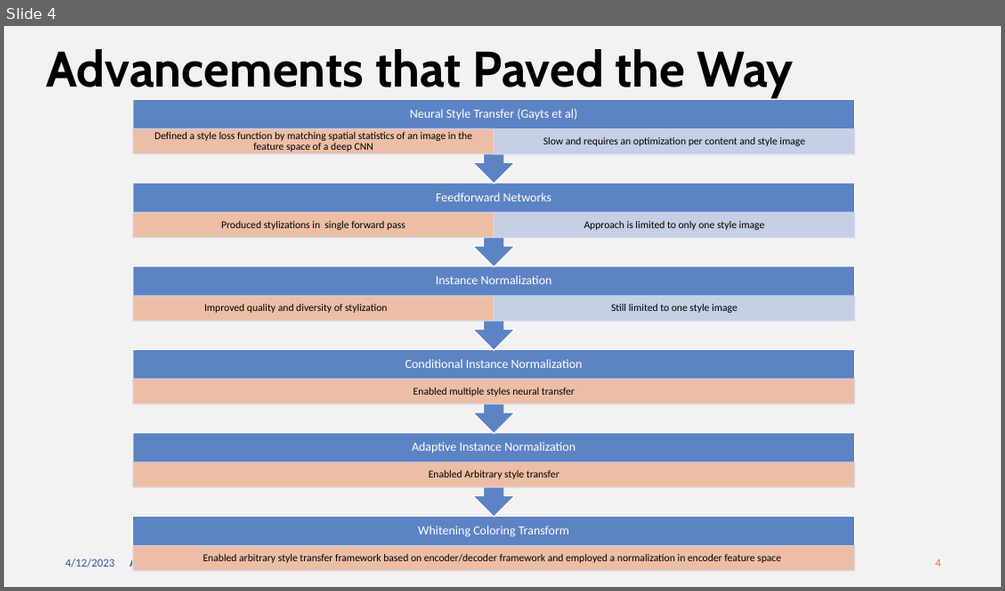
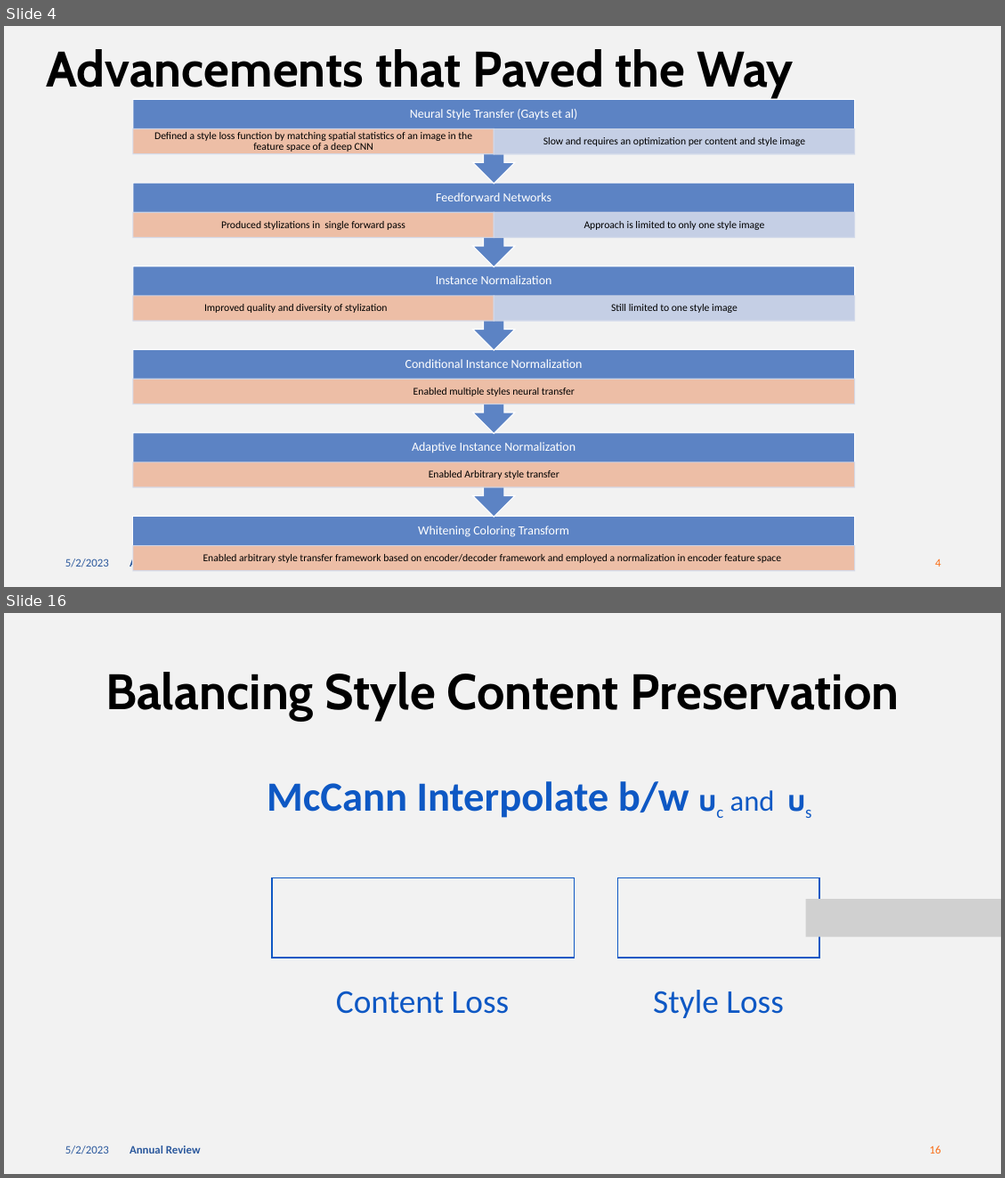
Before and after one commit to dominiquemcdonald14/McDonald_Thesis2023, a slide deck: mcdonald_materials/Wasserstein_Style­_Transfer_Presentation.pptx. Shown one above the other, each under a label of ours: slide 4 before the commit, slides 4 and 16 after it; the slides between them are not shown. The pictures are 1005x591 and 1005x1178 pixels, drawn with LibreOffice and Linux fonts; fonts in the diff are those of the drawing; grey boxes stand for pictures. Boxes give left, top, right and bottom in pixels: in the first picture for what was removed or moved away, otherwise in the second. Text is boxed around its words. In the diff, an @@ line names an element or a change of style, - is before the commit and + after.

```diff
--- a/mcdonald_materials/Wasserstein_Style­_Transfer_Presentation.pptx
+++ b/mcdonald_materials/Wasserstein_Style­_Transfer_Presentation.pptx
@@ slide 16 added at (4, 613, 1001, 1174), background #F2F2F2; not listed: 3 template elements that a slide beside it also shows @@
@@ title added at (105, 672, 899, 721), 48 pt, text #000000, bold @@
+Balancing Style Content Preservation
@@ text added at (267, 781, 775, 818), 40 pt, text #0E58C4, bold @@
+McCann Interpolate b/w 𝛖c and 𝛖s
@@ rectangle added at (272, 877, 574, 957), outline #0E58C4 1.5 pt @@
@@ rectangle added at (618, 877, 819, 957), outline #0E58C4 1.5 pt @@
@@ picture added at (806, 899, 1001, 936) @@
@@ text added at (336, 990, 510, 1013), 32 pt, text #0E58C4 @@
+Content Loss
@@ text added at (653, 989, 784, 1018), 32 pt, text #0E58C4 @@
+Style Loss
@@ slide 4 changed as well @@
@@ text at (65, 558, 109, 567): text changed @@
-4/12/2023
+5/2/2023
```
Also in this commit, not shown: 2 other slides changed, 13 other slides added, 26 other files.
